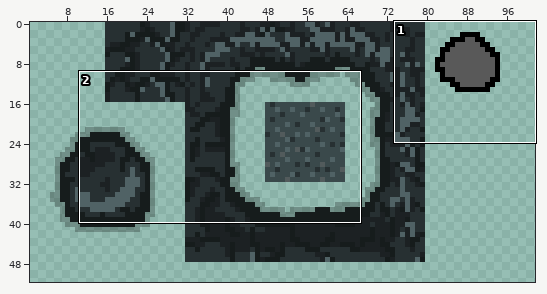
File history of a sprite sheet, love2d/gfx/tileset.png. Above: a wide view before the commit, with the close-up outlined.
Close-up. Old version:
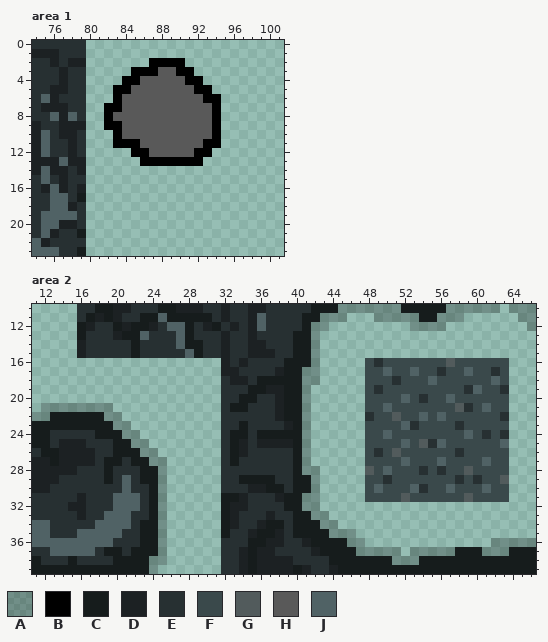
The file is 128x128 pixels. Colours within 5 levels of each other are drawn and written as one. Shown: area 1: x 74..101, y 0..23; area 2: x 11..66, y 10..39. The wide view leaves out empty margins.
Palette (. is transparent): A #0000003f  B #000000  C #161c1c  D #1c2123  E #273032  F #3a494b  G #525b5c  H #595959  J #506265
Pixels before, area 1, first column x 74:
 0 EEEEEE...............
 1 DDDEEE...............
 2 EEDEDD.......BBBB....
 3 EEEDEE.....BBBHHBB...
 4 EEEDEE....BBHHHHHBB..
 5 EEDDEE...BBHHHHHHHBB.
 6 EJDEEE...BHHHHHHHHHBB
 7 EDDDEE..BBHHHHHHHHHHB
 8 EEJDJE..BHHHHHHHHHHHB
 9 DEEDDD..BBHHHHHHHHHHB
10 DJEDDE...BHHHHHHHHHHB
11 DJEEDE...BBBHHHHHHHBB
12 DJEEDE.....BBHHHHHBB.
13 DDDJDD......BBBBBBB..
14 DJDDED...............
15 EJEDEE...............
16 EDJDED...............
17 EEJJEC...............
18 EEJJDE...............
19 EJJJJE...............
20 EJJDDE...............
21 EJDEEC...............
22 JDEEEE...............
23 JJJEEC...............
Pixels before, area 2, first column x 11:
10 .....EECCDDEEECCDDDEEDEEDDEEEEECCCAAAAAAACCCCCAAAAAA.AAA
11 .....ECDCDEECCJCCCCCEDEEDJEEEECCAAA...AAAAACCAAA......AA
12 .....CDEECDCCDEJJCEDCEDEDJEEEECAA.........AAAA.........A
13 .....CEEEDCCJEEEJCEEEDEEDEEEECCA........................
14 .....DEEEEECEEEEJCCEEDEEDDEEECCA........................
15 .....DEEEEECEEEEEJCEEDEEDDDEECCA........................
16 .....................DEDEEEECCCA.....FEFFFFFFFGFFFFFF...
17 .....................DDEEEEDCCAA.....FFJFFJFFEFFJFFEF...
18 .....................EDDECCCCCAA.....FFFEFFFJFFFFFFJF...
19 .....................EEECCDDCCA......FEFFFFFFFFFEJFFE...
20 .....................EECCEEDCCA......FFFFJFEFFJFFFFFF...
21 .AAAAAAAA............ECCEEEDCCA......FFJFFFFFFFGEFJFF...
22 AACCCCCCAA...........EEEEEEDCCA......EFFGFFJFJFFFFFFE...
23 CCCCCCCCCAA..........EECEEEEDCA......FFFFJEFFFFEFFFFF...
24 CCEEEEECCCAA.........ECCECCCCCA......FFJFFFFFFFFJFEFE...
25 CCEDDDEEECCAA........ECDEDDDDCA......FFFFJFGEJFFFFFFJ...
26 ECCDDDDEECCCAA.......ECDEEEEECA......FEFGFFFFFFEFFFFF...
27 DDCDDDDECCECCAA......ECEEEEEECA......FFFFJFFFJFFFFJFF...
28 DDDDDEEECEEECCA......EEEEEEEECAA.....GFJFFFEFEFFGFFFF...
29 DDDEEEEECEJECCA......EECCCCEECCA.....FFEFFFFFFFEFEFFG...
30 DDEEEEEEEEJEECA......EEEDDCCECCA.....FJFFFJEFFJFFFJFF...
31 EEEEEDEEEJJJECA......CCDEEEDCCAA.....FFFFGFFFFFFGFFFF...
32 EEEEDDEEEJJJECA......CDDEEEECCAA........................
33 EEEEEDEEJJJEECA......CDEEEDEECCAA.......................
34 JJEEEEEJJJJECCA......CDEEDCCECCCAA......................
35 JJEEEJJJJJEECCA......CEEDCCDECCCCAAA....................
36 JJJJJJJJJEEECCA......EEECCDDEEDCCCCAA..............AAAAA
37 EEJJJJJECCECCCA......EEDCDDEEEEDCCCCAAAAA.AAAAACCCAAACCC
38 CEEECEEEECCCCAA......EEDCDDDDEEEECCCCCCCAAACCCCCCCCCCCCC
39 CCCCCCCCCCCCCA.......EEDCDDDDCDEEDCCCCCCCCCCCCCCCCCCCCCC
After:
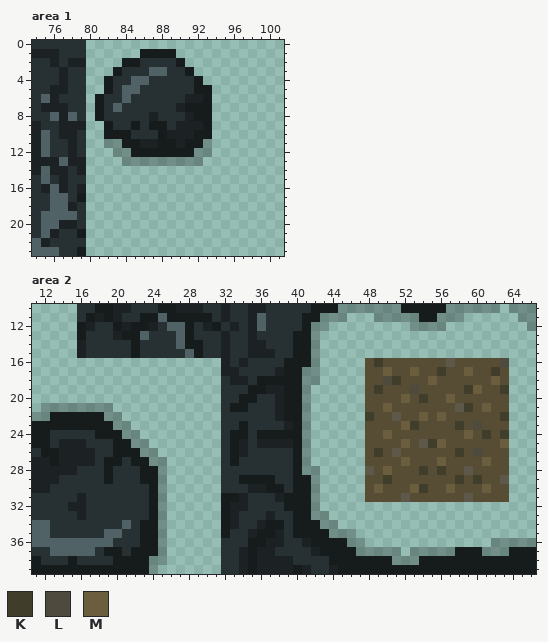
Colours new in this view: K #403e2a  L #4e4a3d  M #6a5e3e
Changes in this commit:
Colour F changes from #3a494b to #564d34.
Colour G changes from #525b5c to #5e584b.
Area 1:
Colour A now appears in row 11 at x 82; in row 12 at x 83 to 84; in row 13 at x 84 to 85.
The author changed colour B to colour A in row 11 at x 83 and 93; in row 12 at x 92 to 93; in row 13 at x 86 to 92.
Colour C now appears in row 1 at x 86 to 89; in row 2 at x 84 to 85; in row 3 at x 83; in rows 4 to 5 at x 82; in rows 6 to 8 at x 81; in row 10 at x 82.
The author changed colour B to colour C in row 2 at x 90; in row 3 at x 91; in row 4 at x 92; in row 5 at x 92 to 93; in row 6 at x 93; in row 9 at x 82.
The author changed colour B to colour C in row 10 at x 83; in row 11 at x 84 to 85; in row 12 at x 85 to 86.
The author changed colour H to colour C in row 7 at x 91 to 93; in row 8 at x 92 to 93; in row 9 at x 85, 87 to 88 and 93; in row 10 at x 84, 88 and 92 to 93; in row 11 at x 88 to 89 and 91 to 92; in row 12 at x 87 to 91.
The author changed colour H to colour D in row 6 at x 91 to 92; in row 7 at x 90; in row 8 at x 87 and 91; in row 9 at x 90 to 92; in row 10 at x 89 to 91; in row 11 at x 86 to 87 and 90.
Colour E now appears in row 2 at x 86; in row 3 at x 84; in row 4 at x 83; in row 6 at x 82.
The author changed colour B to colour E in row 2 at x 87 to 89; in row 3 at x 85 to 86 and 90; in row 4 at x 84 and 91; in rows 5 to 6 at x 83; in rows 7 to 8 at x 82; in row 9 at x 83.
The author changed colour H to colour E in row 3 at x 89; in row 4 at x 87 to 90; in row 5 at x 86 to 91; in row 6 at x 85 to 90; in row 7 at x 84 to 89; in row 8 at x 83 to 86 and 88 to 90.
The author changed colour H to colour E in row 9 at x 84, 86 and 89; in row 10 at x 85 to 87.
The author changed colour B to colour J in row 3 at x 87; in row 4 at x 85; in row 5 at x 84; in row 7 at x 83.
The author changed colour H to colour J in row 3 at x 88; in row 4 at x 86; in row 5 at x 85; in row 6 at x 84.
Colour B is gone in rows 6 to 11 at x 94.
Area 2:
The author changed colour A to colour C in rows 31 to 32 at x 41.
The author changed colour J to colour E in rows 29 to 30 at x 21; in rows 31 to 32 at x 20 to 22; in row 33 at x 19 to 21; in row 34 at x 18 to 20; in row 35 at x 16 to 18.
The author changed colour E to colour K in row 16 at x 49; in row 17 at x 56 and 62; in row 18 at x 51; in row 19 at x 49, 59 and 63; in row 20 at x 54; in row 21 at x 59.
The author changed colour E to colour K in row 22 at x 48 and 63; in row 23 at x 53 and 58; in row 24 at x 61 and 63; in row 25 at x 55; in row 26 at x 49 and 58; in row 28 at x 54 and 56.
The author changed colour E to colour K in row 29 at x 50, 58 and 60; in row 30 at x 54.
The author changed colour F to colour L in row 16 at x 63; in row 18 at x 50; in row 19 at x 53; in row 23 at x 60; in row 26 at x 60.
The author changed colour J to colour M in row 17 at x 50, 53 and 59; in row 18 at x 55 and 62; in row 19 at x 60; in row 20 at x 52 and 57; in row 21 at x 50 and 61; in row 22 at x 54 and 56.
The author changed colour J to colour M in row 23 at x 52; in row 24 at x 50 and 59; in row 25 at x 52, 56 and 63; in row 27 at x 52, 56 and 61; in row 28 at x 50; in row 30 at x 49, 53, 57 and 61.
Changed places in both close-ups, as pixel boxes (x1, y1, x2, y2):
changed: (95, 49, 221, 166)
changed: (365, 358, 509, 502)
changed: (77, 475, 140, 538)
changed: (302, 493, 311, 511)
